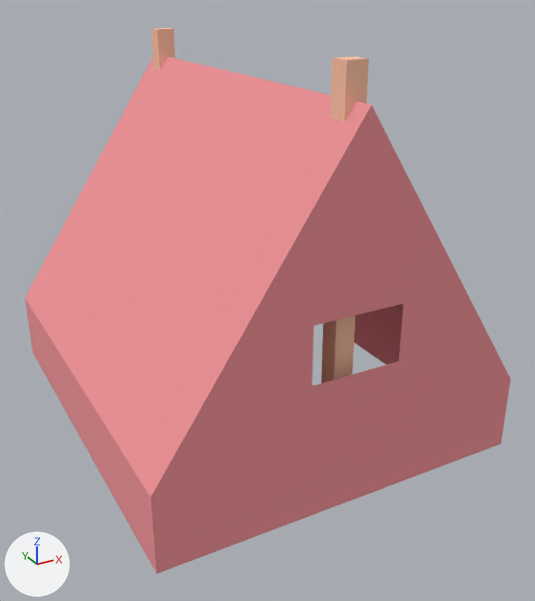
An edit to the glTF model public/assets/models/kenney-nature-kit/tent_smallClosed.glb, drawn before and after from the same camera.
Rendered twice from a camera (50 mm lens) standing at (-0.483, -0.968, 0.593) and looking at (0.019, -0.057, 0.138). The lights are fixed; the arrows at lower left show +X, +Y and +Z. The first picture is the older version. Where no turn or scale is listed for an object, it has been applied to the vertices. Vertices at exactly the same position are counted once.

Names of what the first picture shows: 'tent_smallClosed'.
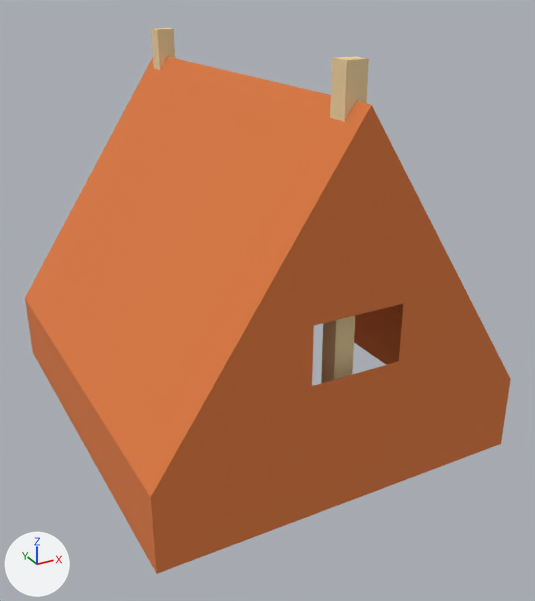
Pixel boxes (x1, y1, x2, y2) of what changed, in the pictures (535 x 601 px):
```json
{"part": 1, "of": "me_mesh_tent_smallclosed", "change": "recoloured", "before": [25, 57, 511, 574], "after": [25, 57, 511, 574], "on screen": "pink to orange"}
{"part": 2, "of": "me_mesh_tent_smallclosed", "change": "recoloured", "before": [151, 28, 369, 383], "after": [151, 28, 369, 383]}
```

Edits to the scene script, one JSON object a line:
```json
{"block": "me_mesh_tent_smallclosed", "where": "me_mesh_tent_smallclosed.from_pydata(...)  # 66 vertices, 134 faces; spans x -0.274..0.274, y -0.318..0.318, z 0.0..0.561"}
{"block": "me_mesh_tent_smallclosed", "where": "# used by ob_tent_smallclosed; location = (0.0, 0.0, -0.05)"}
{"block": "me_mesh_tent_smallclosed", "change": "me_mesh_tent_smallclosed part 1: 86 faces centred in x -0.274..0.274, y -0.318..0.318, z 0.037..0.513 are repainted in the vertex colours; the middle colour goes from pink #f19398 to orange #de7a40"}
{"block": "me_mesh_tent_smallclosed", "change": "me_mesh_tent_smallclosed part 2: 44 faces centred in x -0.014..0.014, y -0.29..0.289, z 0.166..0.561 are repainted in the vertex colours; the middle colour goes from beige #ffc5a7 to beige #eed3a0"}
```
